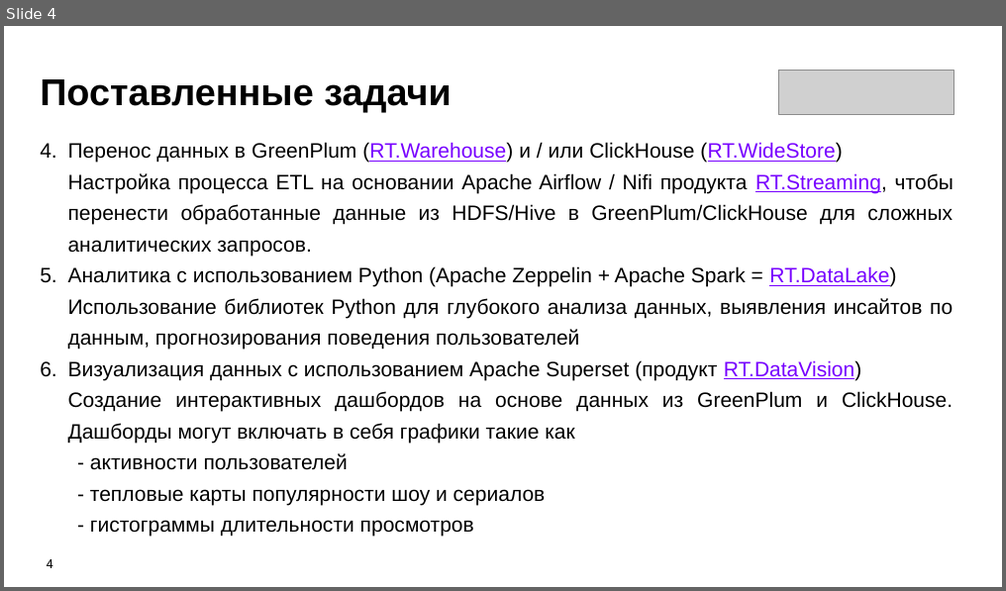
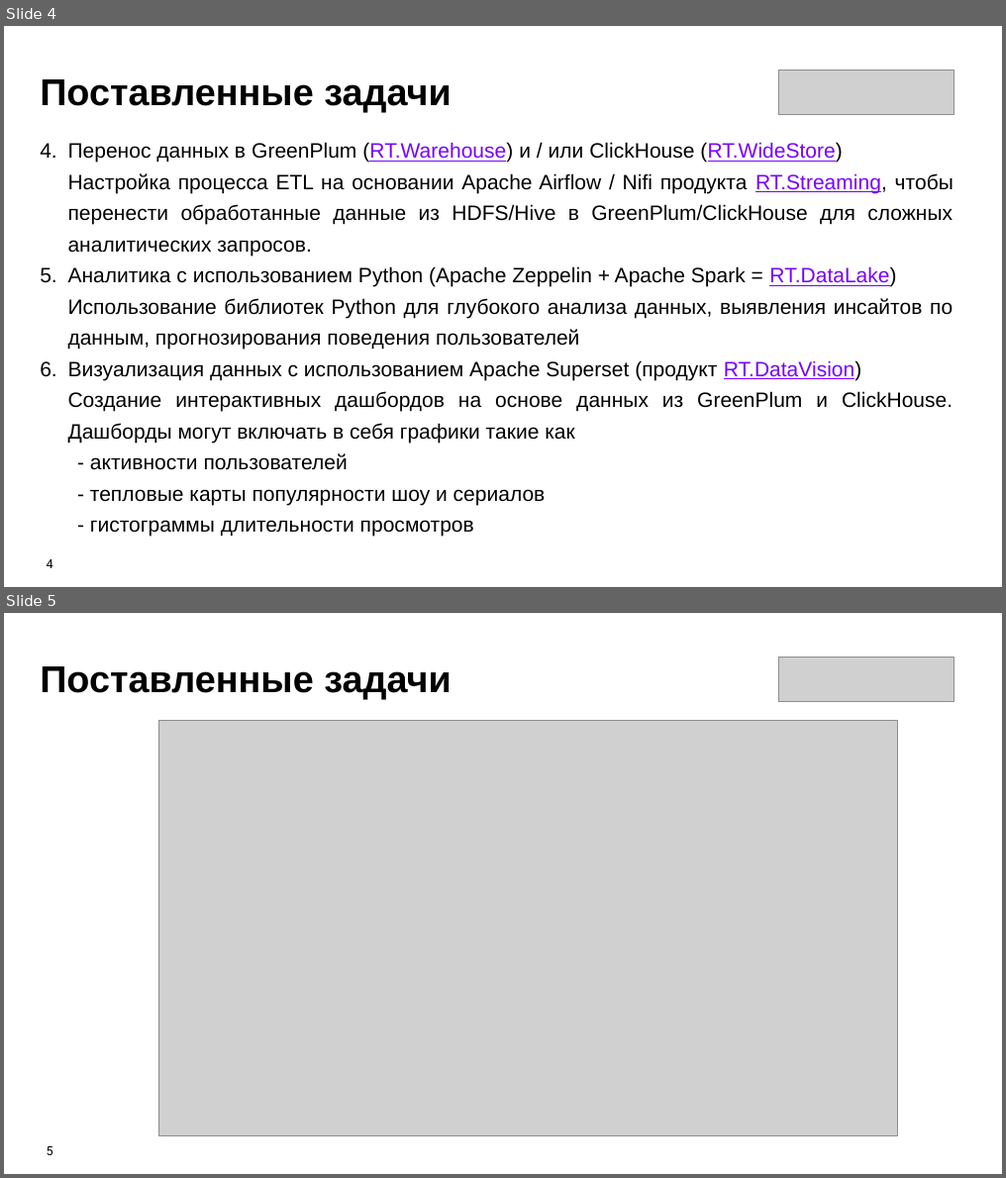
Before and after one commit to Olmeor/Data-engineer_Rostelecom_programming_school, a slide deck: Сertification/presentation.pptx. Shown one above the other, each under a label of ours: slide 4 before the commit, slides 4 and 5 after it. The pictures are 1006x591 and 1006x1178 pixels, drawn with LibreOffice and Linux fonts; fonts in the diff are those of the drawing; grey boxes stand for pictures. Boxes give left, top, right and bottom in pixels: in the first picture for what was removed or moved away, otherwise in the second. Text is boxed around its words. In the diff, an @@ line names an element or a change of style, - is before the commit and + after.

```diff
--- a/Сertification/presentation.pptx
+++ b/Сertification/presentation.pptx
@@ slide 5 added at <box>4,613,1002,1174</box>, background #FFFFFF @@
@@ text added at <box>40,666,450,700</box>, 36 pt, text #000000, bold @@
+Поставленные задачи
@@ picture added at <box>779,657,953,701</box> @@
@@ picture added at <box>158,720,897,1137</box> @@
@@ page number added at <box>47,1147,54,1156</box>, 12 pt, text #000000 @@
+5
```
Also in this commit, not shown: 4 slides changed, 3 other slides added, 1 slide removed, 4 other files.
